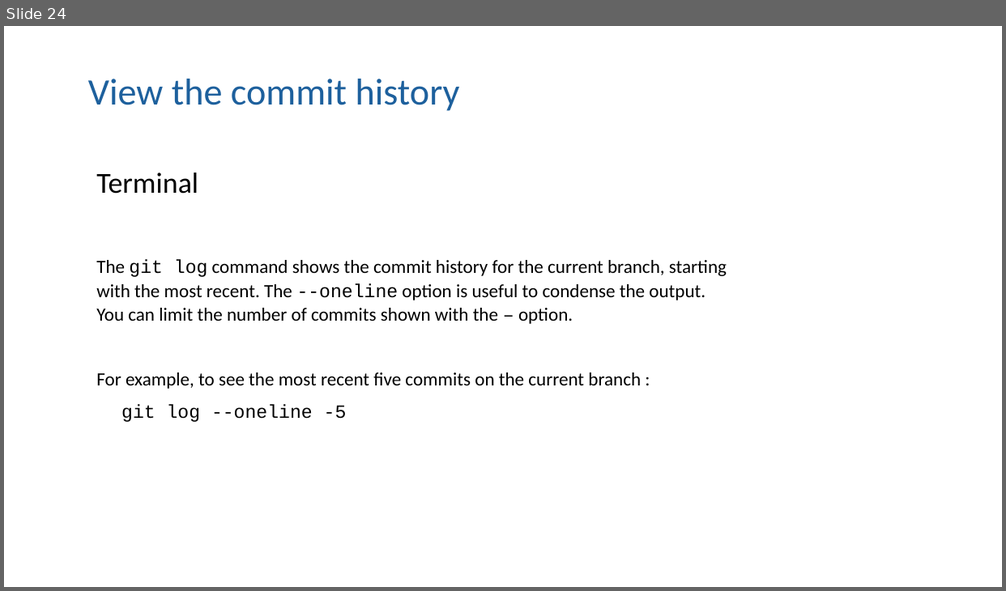
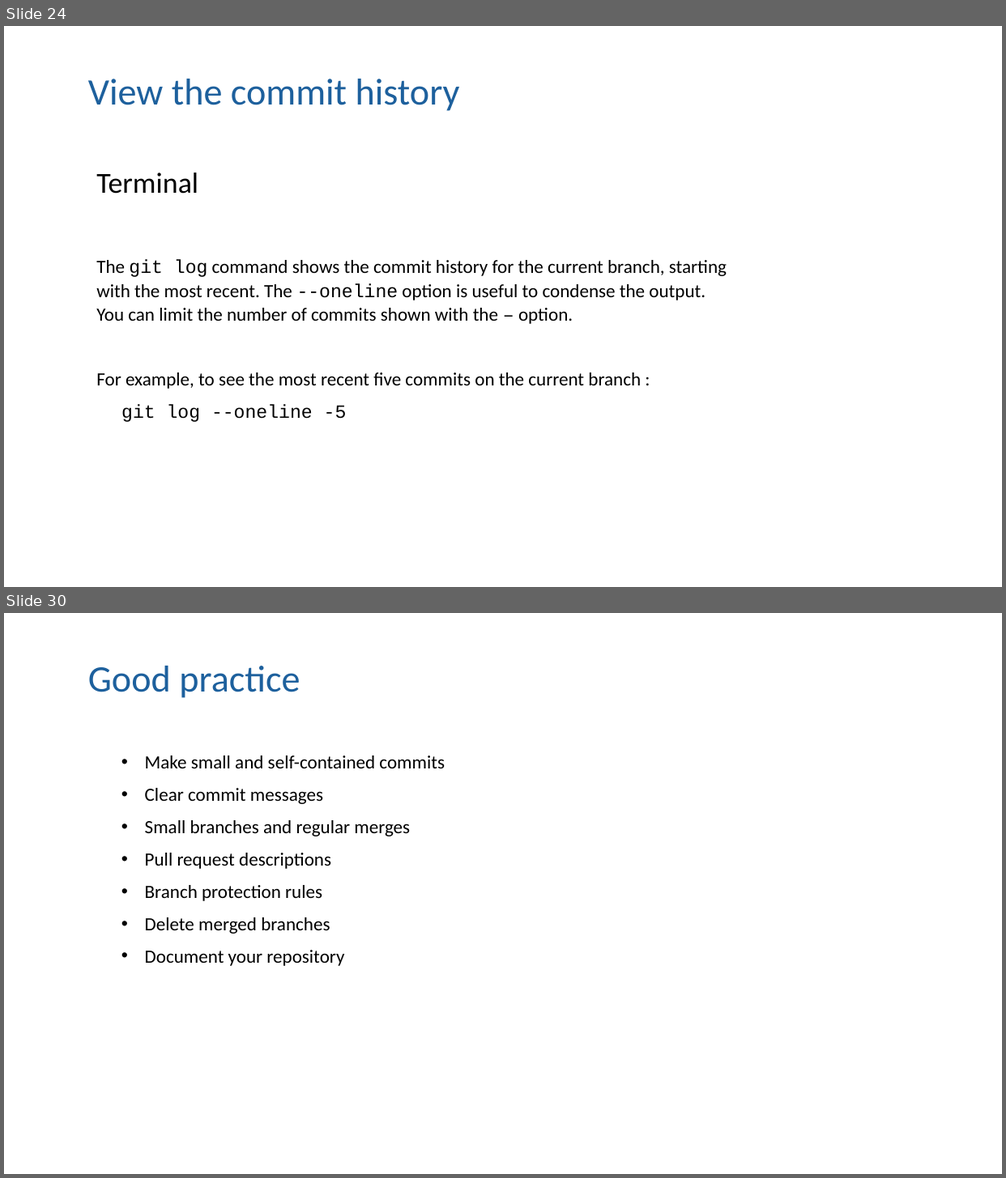
Before and after one commit to moj-analytical-services/intro_to_github_training, a slide deck: GitGitHub slides.pptx. Shown one above the other, each under a label of ours: slide 24 before the commit, slides 24 and 30 after it; the slides between them are not shown. The pictures are 1006x591 and 1006x1178 pixels, drawn with LibreOffice and Linux fonts; fonts in the diff are those of the drawing. Boxes give left, top, right and bottom in pixels: in the first picture for what was removed or moved away, otherwise in the second. Text is boxed around its words. In the diff, an @@ line names an element or a change of style, - is before the commit and + after.

```diff
--- a/GitGitHub slides.pptx
+++ b/GitGitHub slides.pptx
@@ slide 30 added at (x1=4, y1=613, x2=1002, y2=1174), background #FFFFFF @@
@@ title added at (x1=88, y1=666, x2=300, y2=698), 36 pt, text #1D609D @@
+Good practice
@@ text added at (x1=145, y1=756, x2=445, y2=966), 18 pt, text #000000 @@
+• Make small and self-contained commits
+• Clear commit messages
+• Small branches and regular merges
+• Pull request descriptions
+• Branch protection rules
+• Delete merged branches
+• Document your repository
```
Also in this commit, not shown: 2 slides changed, 7 other slides added.
